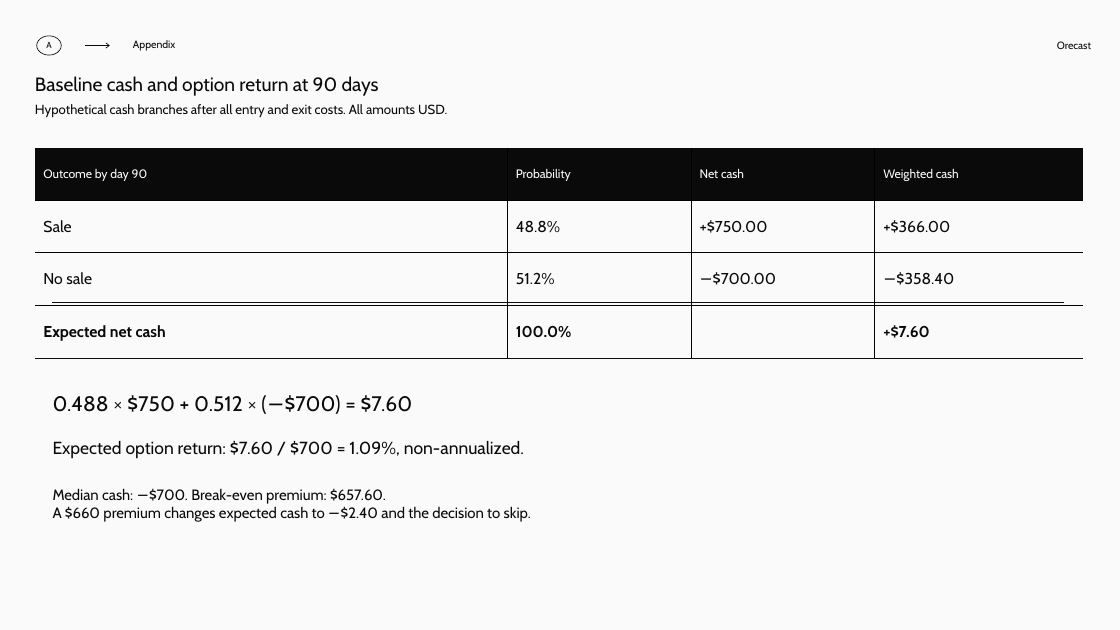
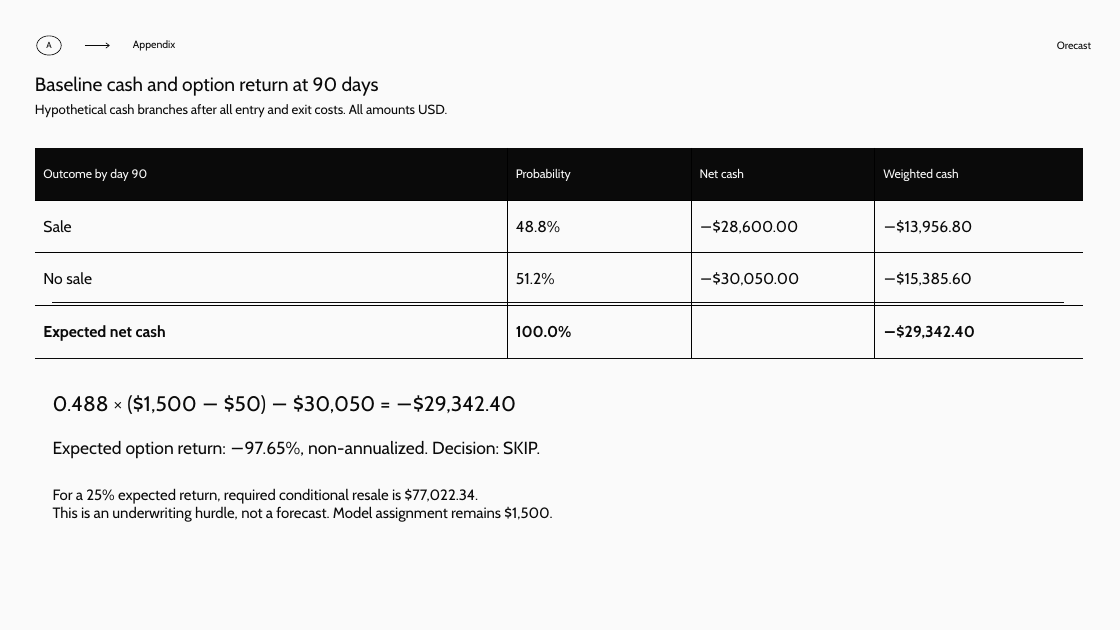
Before and after one commit to amitvijapur/oxhack-2026, a slide deck: slide 8 of pitch/orecast/output/orecast-pitch.pptx. Drawn at 1120x630 pixels with LibreOffice and Linux fonts; fonts in the diff are those of the drawing. Boxes give left, top, right and bottom in pixels: in the first picture for what was removed or moved away, otherwise in the second. Text is boxed around its words. In the diff, an @@ line names an element or a change of style, - is before the commit and + after.

Commit message:
Use one whole-contract lot across Orecast and the pitch deck (#50)
Align canonical defaults, fee-inclusive capital policy, UI, snapshots, publication summaries and pitch materials to the historical $30,000 initial-payment reference. Preserve independent valuation and target hurdle semantics, and integrate the team's explorer and Swarm walkthrough updates.

```diff
--- a/pitch/orecast/output/orecast-pitch.pptx
+++ b/pitch/orecast/output/orecast-pitch.pptx
@@ table at [35, 148, 1084, 358] @@
-row 2, column 3: +$750.00
+row 2, column 3: −$28,600.00
-row 2, column 4: +$366.00
+row 2, column 4: −$13,956.80
-row 3, column 3: −$700.00
+row 3, column 3: −$30,050.00
-row 3, column 4: −$358.40
+row 3, column 4: −$15,385.60
-row 4, column 4: +$7.60
+row 4, column 4: −$29,342.40
@@ text at [53, 395, 516, 414]: text changed @@
-0.488 × $750 + 0.512 × (−$700) = $7.60
+0.488 × ($1,500 − $50) − $30,050 = −$29,342.40
@@ text at [53, 441, 540, 458]: text changed @@
-Expected option return: $7.60 / $700 = 1.09%, non-annualized.
+Expected option return: −97.65%, non-annualized. Decision: SKIP.
@@ text at [53, 488, 552, 522]: text changed @@
-Median cash: −$700. Break-even premium: $657.60.
-A $660 premium changes expected cash to −$2.40 and the decision to skip.
+For a 25% expected return, required conditional resale is $77,022.34.
+This is an underwriting hurdle, not a forecast. Model assignment remains $1,500.
```
Also in this commit, not shown: 5 other slides changed, 59 other files.
